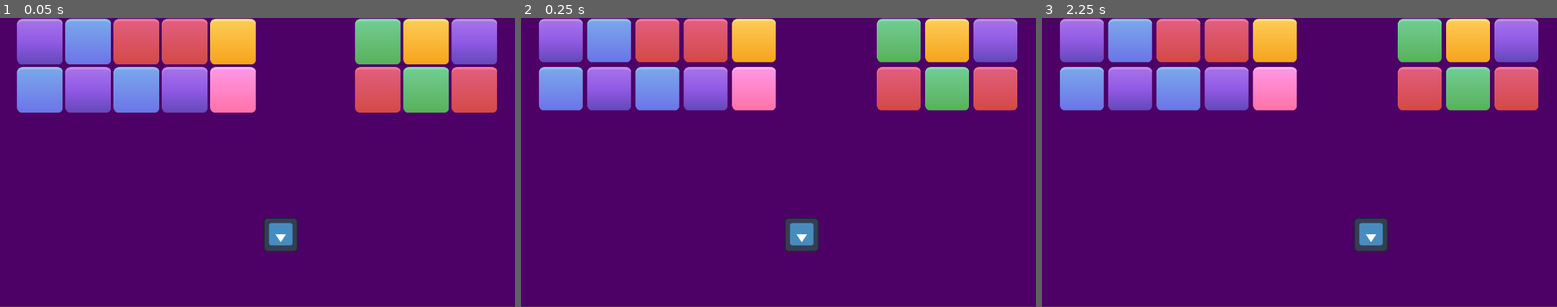
Above: before the commit, frames 1-3 (left to right).
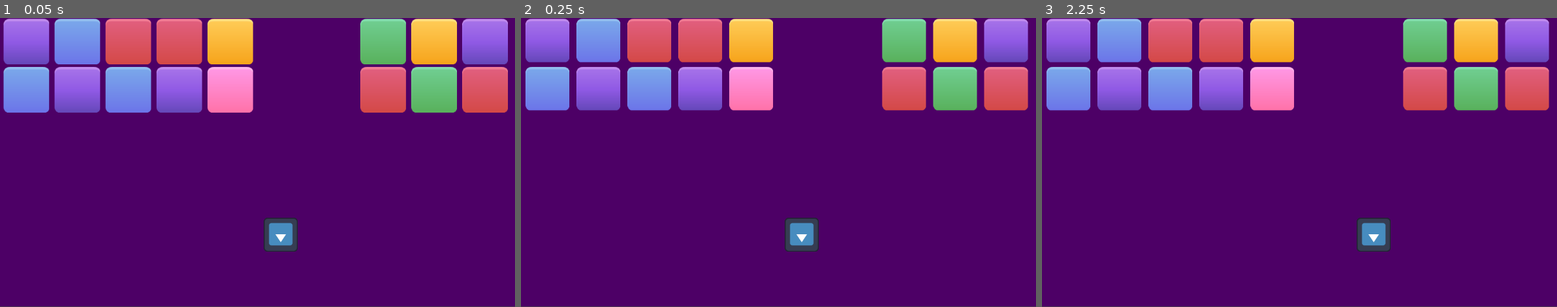
Above: after the commit, the same moments.

Repository: Neology92/game-dropzone
Game: Godot game, scene res://scenes/game.tscn
Two runs of this game, one before a commit and one after it. Both use one fixed random seed, a clock stepped at 60 frames per second and the inputs below. The engine's default icon, where the game draws it, is replaced by a stand-in: a white triangle on a blue panel in a dark square. Sound files missing from this copy of the repository are replaced by a short silence.
Inputs:
- Up to frame 1 (0.05 s): no input
- Up to frame 2 (0.25 s): no input
- Up to frame 3 (2.25 s): tap Enter at 0.5, 2 s; hold Right 0.53-1.28 s; tap Space at 1.25 s; hold Left 1.28-2.03 s; hold Right from 2.03 s (still down)

The runs differ from the first frame. In frame 1, 6.8% of the frame differs, in the area x 0-99%, y 0-33%; in frame 2, 7.1%; in frame 3, 7.3%, in the area x 0-99%, y 0-81%.

Commit message:
Better cols spacing

Diff:
--- a/scripts/player.gd
+++ b/scripts/player.gd
@@ -56,6 +56,9 @@
 
 func kill() -> void:
 	print("Player killed")
+	animate_bump()
+	await get_tree().create_timer(0.1).timeout
+	queue_free()
 	get_tree().quit()
 
 
--- a/scripts/tracks_generator.gd
+++ b/scripts/tracks_generator.gd
@@ -8,14 +8,16 @@
 
 func _init() -> void:
     @warning_ignore("integer_division")
-    var spacing :int = (screen_width % track_width) / 2
+    var tracks_number: int = screen_width / track_width
+    var tracks_spacing: int = (screen_width - (tracks_number * track_width)) / (tracks_number + 1)
+
     var current_x :int = 0
 
     while current_x < screen_width - track_width:
         var track = track_scene.instantiate()
-        track.position.x = spacing + current_x
+        track.position.x = current_x + tracks_spacing
         add_child(track)
-        current_x += track_width
+        current_x += track_width + tracks_spacing
 
 
 func clear_children() -> void:
